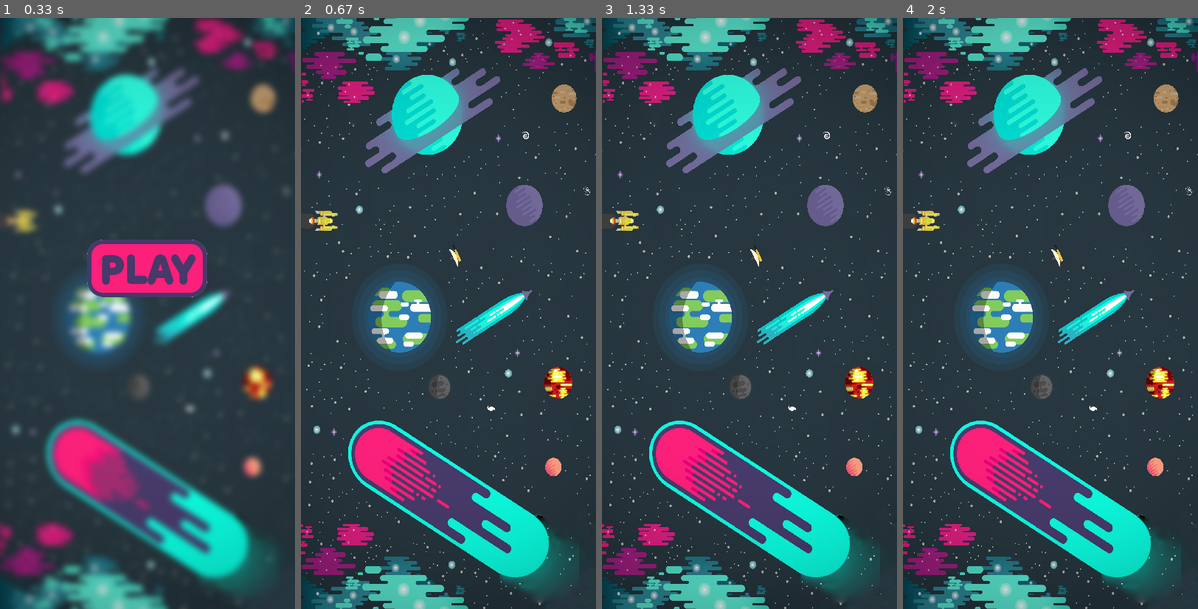
Above: before the commit, frames 1-4 (left to right).
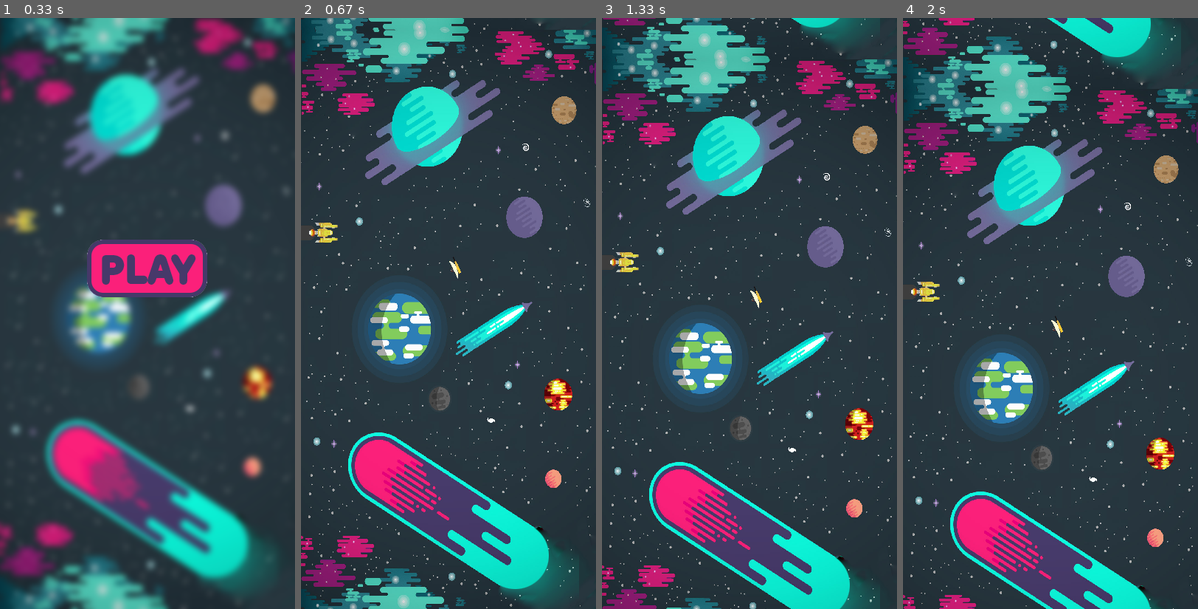
Above: after the commit, the same moments.

Repository: Protocs/pygame-for-kids
Game: pygame game, started from main.py
Two runs of this game, one before a commit and one after it. Both use one fixed random seed, a clock stepped at 60 frames per second and the inputs below.
Inputs (mouse positions are in pixels of both pictures, inside the frame that each line leads up to):
- Up to frame 1 (0.33 s): no input
- Up to frame 2 (0.67 s): click (448, 266) at 0.38 s
- Up to frame 3 (1.33 s): no input
- Up to frame 4 (2 s): no input

Frame 1 is identical in both runs. In frame 2, 25% of the frame differs, in the area x 0-100%, y 0-100%; in frame 3, 42%; in frame 4, 48%.

Commit message:
Прокручивание фона

Diff:
--- a/pygameforkids/game.py
+++ b/pygameforkids/game.py
@@ -5,13 +5,16 @@
 class Game:
     def __init__(self, surface):
         self.surface = surface
-        self.background = load_image("background.png")
+        self.backgrounds = [[load_image("background.png"), (0, 0)],
+                            [load_image("background.png"), (0, -800)]]
         self.game = True
+        self.clock = pygame.time.Clock()
 
     def run(self):
         while self.game:
             self.events()
             self.update()
+            self.clock.tick(60)
 
     def events(self):
         for event in pygame.event.get():
@@ -19,5 +22,11 @@
                 terminate()
 
     def update(self):
-        self.surface.blit(self.background, (0, 0))
+        self.background_scrolling()
+        self.surface.blit(self.backgrounds[0][0], self.backgrounds[0][1])
+        self.surface.blit(self.backgrounds[1][0], self.backgrounds[1][1])
         pygame.display.flip()
+
+    def background_scrolling(self):
+        self.backgrounds[0][1] = self.backgrounds[0][1][0], self.backgrounds[0][1][1] + 1
+        self.backgrounds[1][1] = self.backgrounds[1][1][0], self.backgrounds[1][1][1] + 1
--- a/pygameforkids/other.py
+++ b/pygameforkids/other.py
@@ -11,4 +11,5 @@
     pygame.quit()
     exit()
 
+
 SIZE = WIDTH, HEIGHT = 400, 800
--- a/pygameforkids/start_screen.py
+++ b/pygameforkids/start_screen.py
@@ -1,5 +1,5 @@
 import pygame
-from .other import load_image, terminate, SIZE
+from .other import load_image, terminate
 
 
 class StartScreen:
